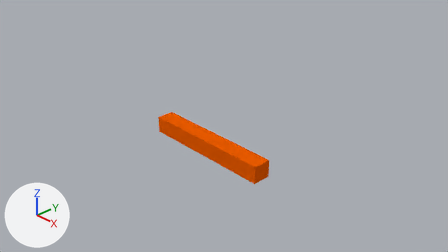
The Blender file Washed Up Wizard/Assets/Models/Environment/Frozen Tundra/MINE PILLAR NOT UPWARDS.blend: old version first, new version second.
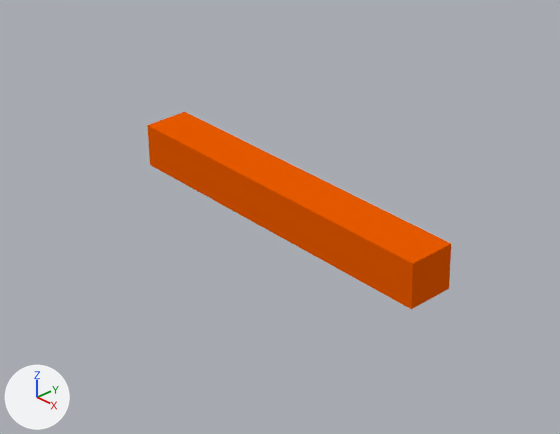
Old and new are each drawn from the file's camera 'Camera' and again close up on the part from 23% to 69% of the width and 28% to 91% of the height. The axes (+X, +Y, +Z) are drawn at lower left. The lights are the same throughout.
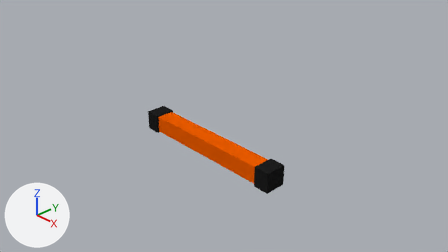
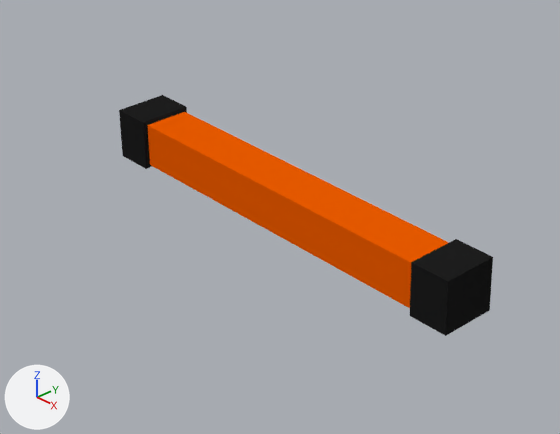
Commit message: pillar but not upwards

What differs and where, as boxes (x1, y1, x2, y2) in the close-ups (560 x 434 px):
'Cube', reshaped, modifiers changed (23% wider, 22% taller): before (147, 112, 451, 309); after (119, 95, 493, 336)

What changed in the scene script:
```text
Add mat_material_001:
    mat_material_001 = diffuse_material('Material.001')
    mat_material_001.base_color = (0.0134, 0.0134, 0.0134)  # black #1f1f1f
Change me_cube:
    used by ob_cube; location = (0.0, 0.0, 0.0)
    remove me_cube.from_pydata(...)  # 8 vertices, 6 faces; spans x -1.66..1.66, y -0.14..0.29, z -0.29..0.12
    add me_cube.from_pydata(...)  # 16 vertices, 14 faces; spans x -2.04..0.0, y -0.17..0.33, z -0.32..0.15
    me_cube part 1
    4 vertices are removed from x 1.66, y -0.14..0.29, z -0.29..0.12
    6 faces are deleted
    12 vertices are added at x -2.04..0.0, y -0.17..0.33, z -0.32..0.15
    5 new faces join them, mat_material (orange #ec5c00)
    9 new faces join them, mat_material_001 (black #1f1f1f)
    add me_cube.materials.append(mat_material_001)  # black #1f1f1f
Change ob_cube:
    add _m = ob_cube.modifiers.new('Mirror', 'MIRROR')
    add _m.use_clip = True
```
